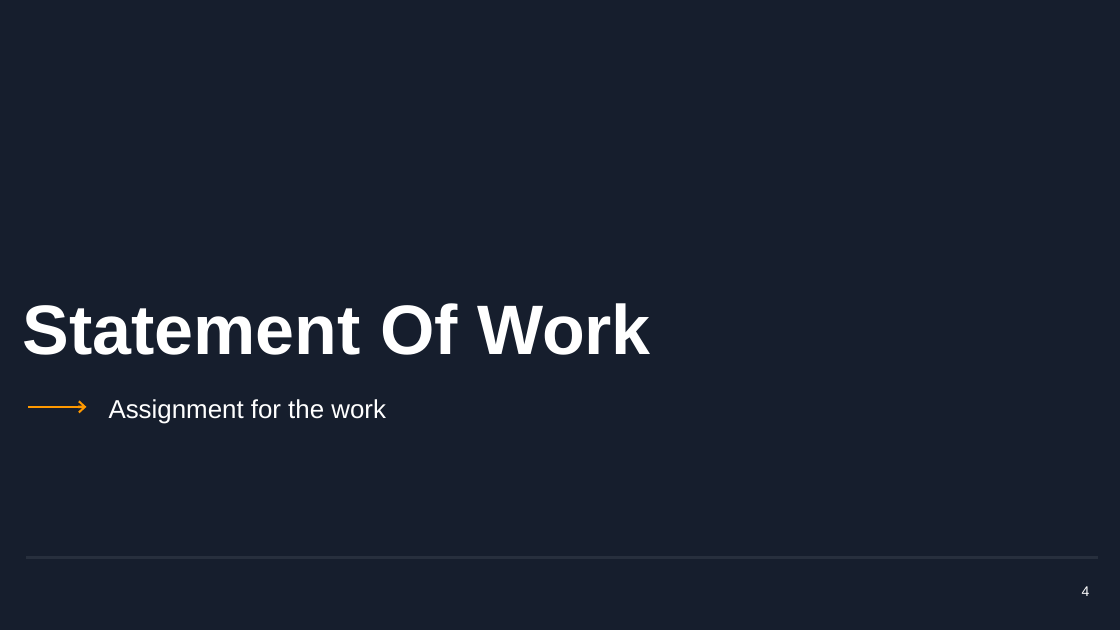
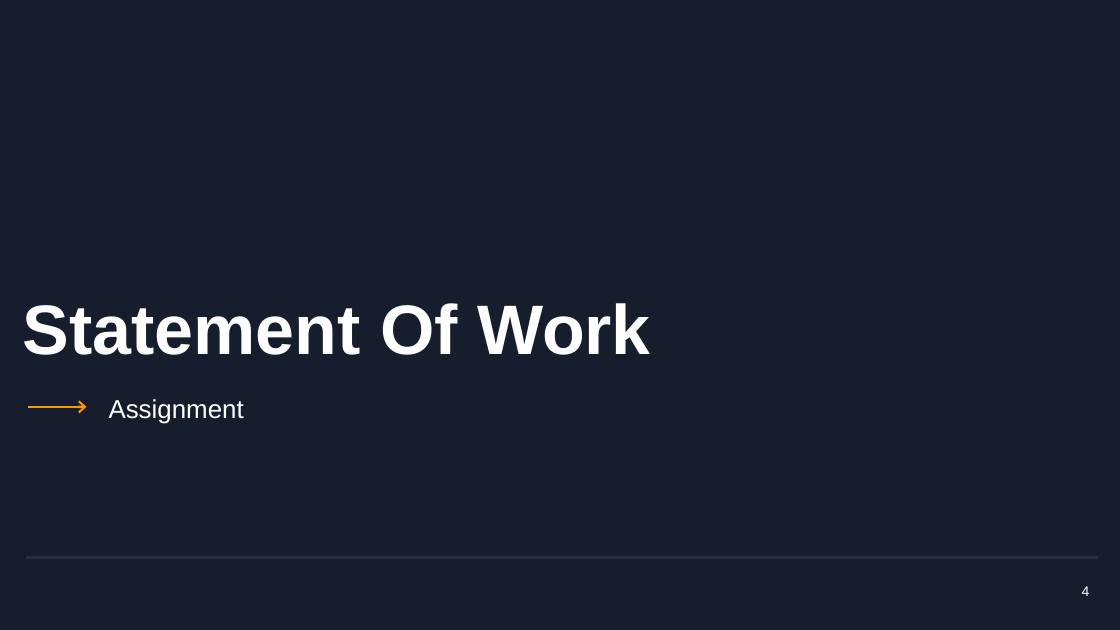
Before and after one commit to mcrucovschii/SmallEnvironment, a slide deck: slide 4 of Crucovschii-AWS-SmallEnvironment.pptx. Drawn at 1120x630 pixels with LibreOffice and Linux fonts; fonts in the diff are those of the drawing; background and template pictures are left out. Boxes give left, top, right and bottom in pixels: in the first picture for what was removed or moved away, otherwise in the second. Text is boxed around its words. In the diff, an @@ line names an element or a change of style, - is before the commit and + after.

```diff
--- a/Crucovschii-AWS-SmallEnvironment.pptx
+++ b/Crucovschii-AWS-SmallEnvironment.pptx
@@ subtitle at (x1=109, y1=399, x2=244, y2=424): text changed @@
-Assignment for the work
+Assignment
```
Also in this commit, not shown: 10 other slides changed, 4 slides added, 1 other file.
